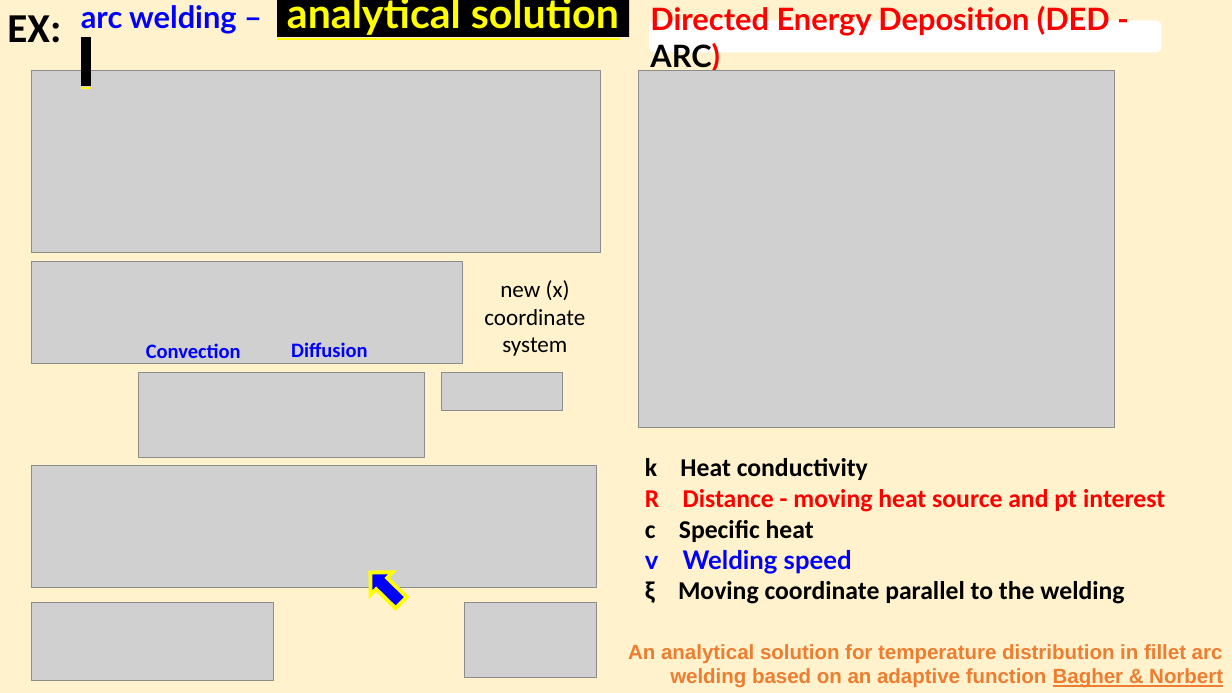
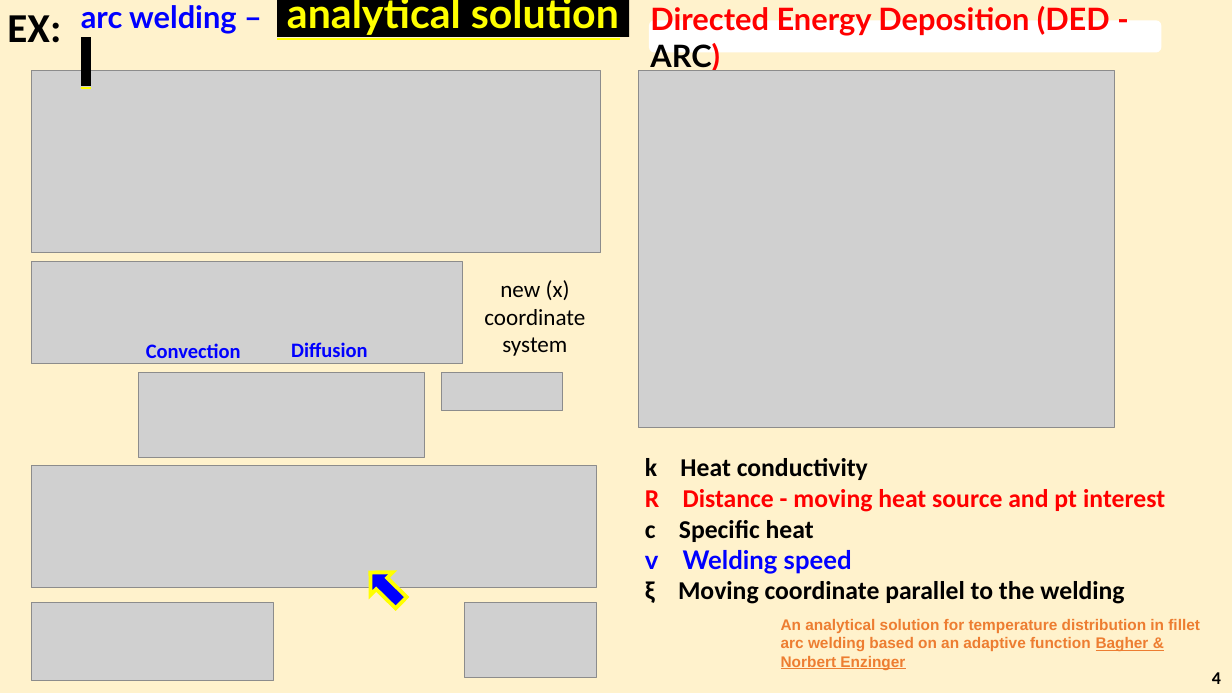
Before and after one commit to grossiRM/AM_FEG, a slide deck: slide 34 of Plano_V02_iii_AM_FEG/d_Topicos Especiais - Introducao a Manufatura Aditiva para Metais.pptx (slide 23 before the commit). Drawn at 1232x693 pixels with LibreOffice and Linux fonts; fonts in the diff are those of the drawing; grey boxes stand for pictures. Boxes give left, top, right and bottom in pixels: in the first picture for what was removed or moved away, otherwise in the second. Text is boxed around its words. In the diff, an @@ line names an element or a change of style, - is before the commit and + after.

```diff
--- a/Plano_V02_iii_AM_FEG/d_Topicos Especiais - Introducao a Manufatura Aditiva para Metais.pptx
+++ b/Plano_V02_iii_AM_FEG/d_Topicos Especiais - Introducao a Manufatura Aditiva para Metais.pptx
@@ text "An analytical solution for temperature ...": place and size @@
-text "An analytical solution for temperature ..." at (628,644,1223,688)
+text "An analytical solution for temperature ..." at (781,619,1200,670)
@@ text "An analytical solution for temperature ..." at (781,619,1200,670): size 16 to 12 pt; alignment right to left @@
@@ text added at (1212,672,1221,684), 14 pt, text #000000, bold @@
+4
```
Also in this commit, not shown: 23 other slides changed, 11 slides added, 8 other files.
